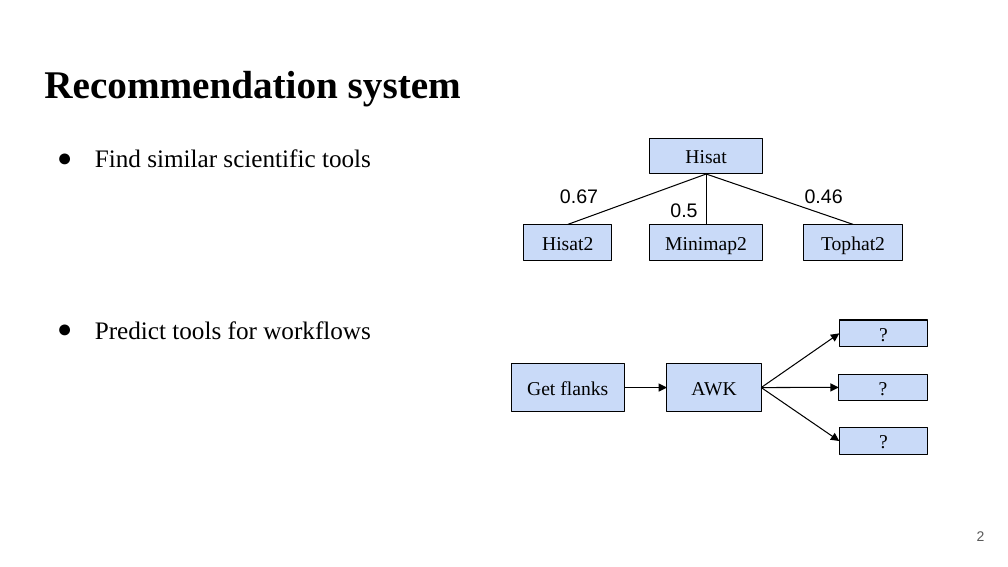
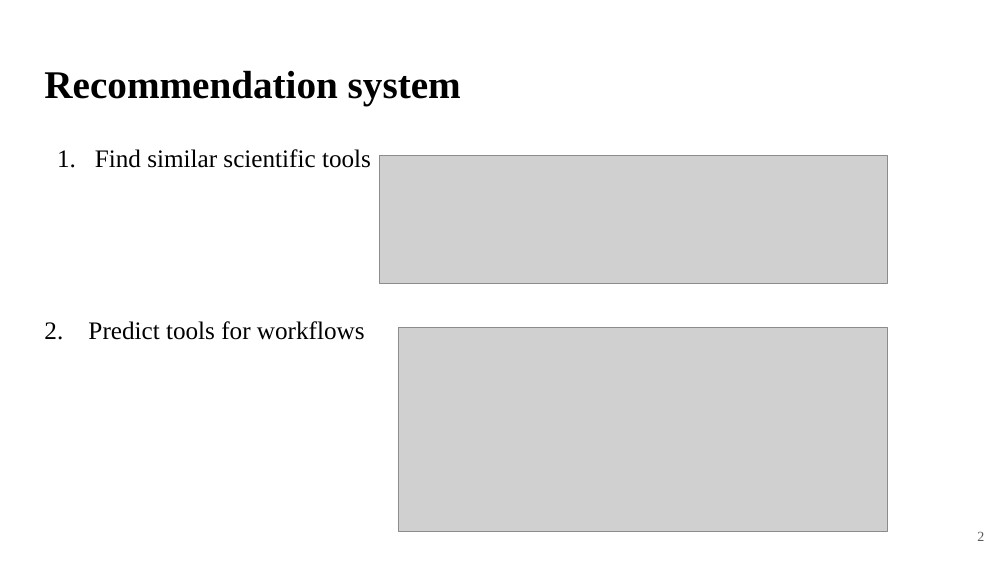
Before and after one commit to anuprulez/latex_master_thesis, a slide deck: slide 2 of Presentation_figures/MasterThesisPresentation.pptx. Drawn at 1008x567 pixels with LibreOffice and Linux fonts; fonts in the diff are those of the drawing; grey boxes stand for pictures. Boxes give left, top, right and bottom in pixels: in the first picture for what was removed or moved away, otherwise in the second. Text is boxed around its words. In the diff, an @@ line names an element or a change of style, - is before the commit and + after.

```diff
--- a/Presentation_figures/MasterThesisPresentation.pptx
+++ b/Presentation_figures/MasterThesisPresentation.pptx
@@ rectangle removed at box(649, 138, 762, 173) @@
-Hisat
@@ picture added at box(379, 156, 887, 284) @@
@@ line removed from (707, 174) to (568, 225) @@
@@ line removed from (707, 174) to (707, 225) @@
@@ line removed from (707, 174) to (853, 225) @@
@@ text removed at box(560, 189, 598, 204) @@
-0.67
@@ text removed at box(670, 203, 697, 218) @@
-0.5
@@ text removed at box(805, 189, 843, 208) @@
-0.46
@@ rectangle removed at box(523, 225, 612, 260) @@
-Hisat2
@@ rectangle removed at box(649, 225, 762, 260) @@
-Minimap2
@@ rectangle removed at box(803, 225, 902, 260) @@
-Tophat2
@@ text at box(44, 321, 365, 340): text changed @@
-● Predict tools for workflows
+2. Predict tools for workflows
@@ picture added at box(398, 328, 887, 531) @@
@@ rectangle removed at box(840, 320, 928, 347) @@
-?
@@ arrow removed from (761, 388) to (840, 334) @@
@@ rectangle removed at box(511, 363, 624, 411) @@
-Get flanks
@@ arrow removed from (625, 388) to (667, 388) @@
@@ rectangle removed at box(667, 363, 762, 411) @@
-AWK
@@ arrow removed from (761, 388) to (839, 387) @@
@@ arrow removed from (761, 388) to (840, 442) @@
@@ rectangle removed at box(839, 374, 927, 401) @@
-?
@@ rectangle removed at box(840, 427, 928, 455) @@
-?
@@ page number at box(977, 532, 984, 541): font Arial to Times New Roman @@
```
Also in this commit, not shown: 14 other slides changed, 18 slides added, 20 other files.
